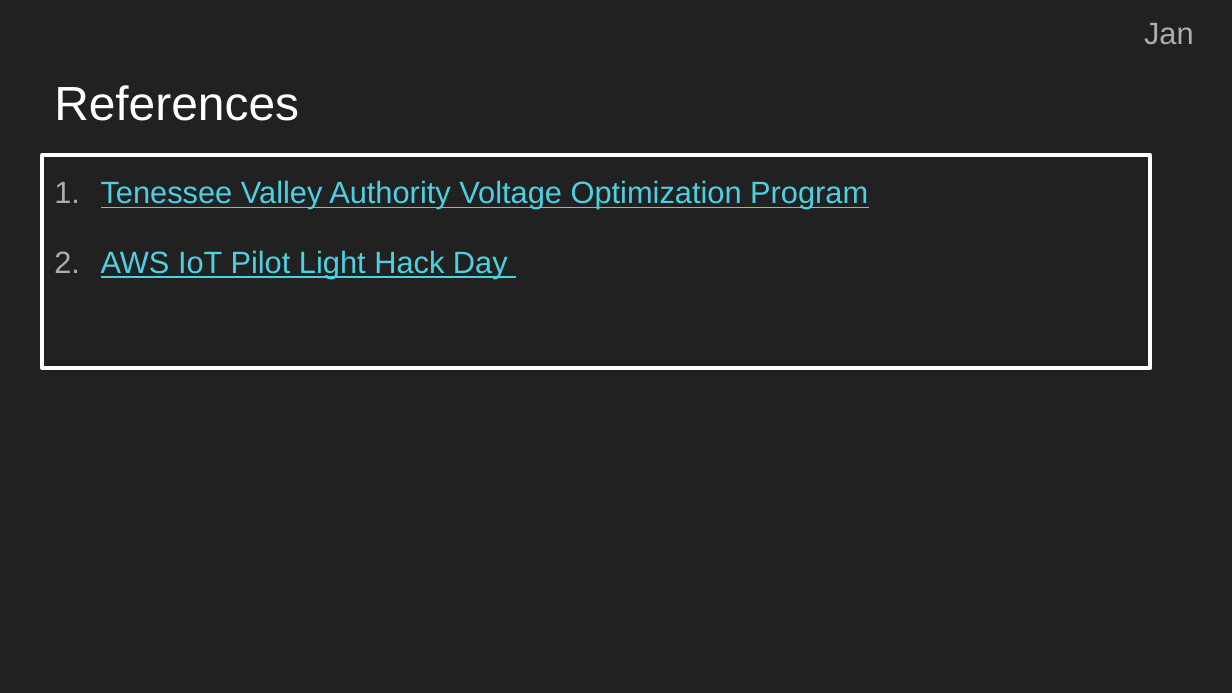
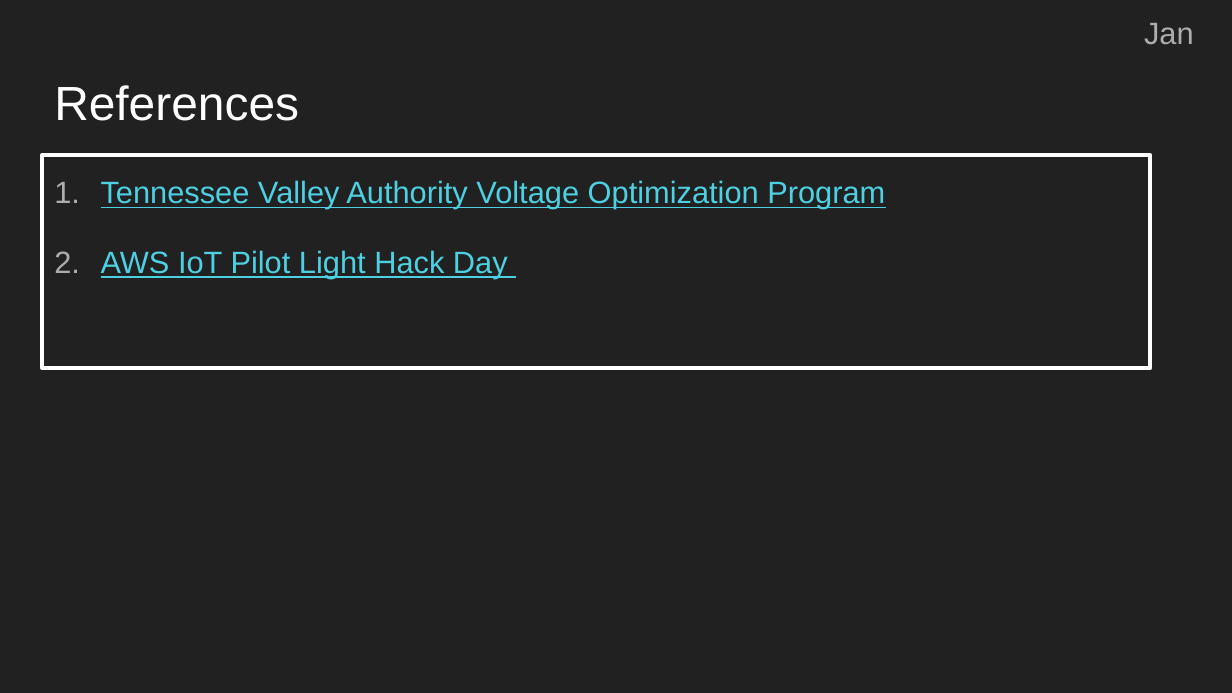
Before and after one commit to vyas85/iot-anomaly-detection, a slide deck: slide 11 of FinalReport/W205_FinalProjectPresentation.pptx. Drawn at 1232x693 pixels with LibreOffice and Linux fonts; fonts in the diff are those of the drawing. Boxes give left, top, right and bottom in pixels: in the first picture for what was removed or moved away, otherwise in the second. Text is boxed around its words. In the diff, an @@ line names an element or a change of style, - is before the commit and + after.

```diff
--- a/FinalReport/W205_FinalProjectPresentation.pptx
+++ b/FinalReport/W205_FinalProjectPresentation.pptx
@@ text at box(101, 180, 885, 209): text changed @@
-1. Tenessee Valley Authority Voltage Optimization Program
+1. Tennessee Valley Authority Voltage Optimization Program
```
Also in this commit, not shown: 2 other slides changed, 1 other file.
